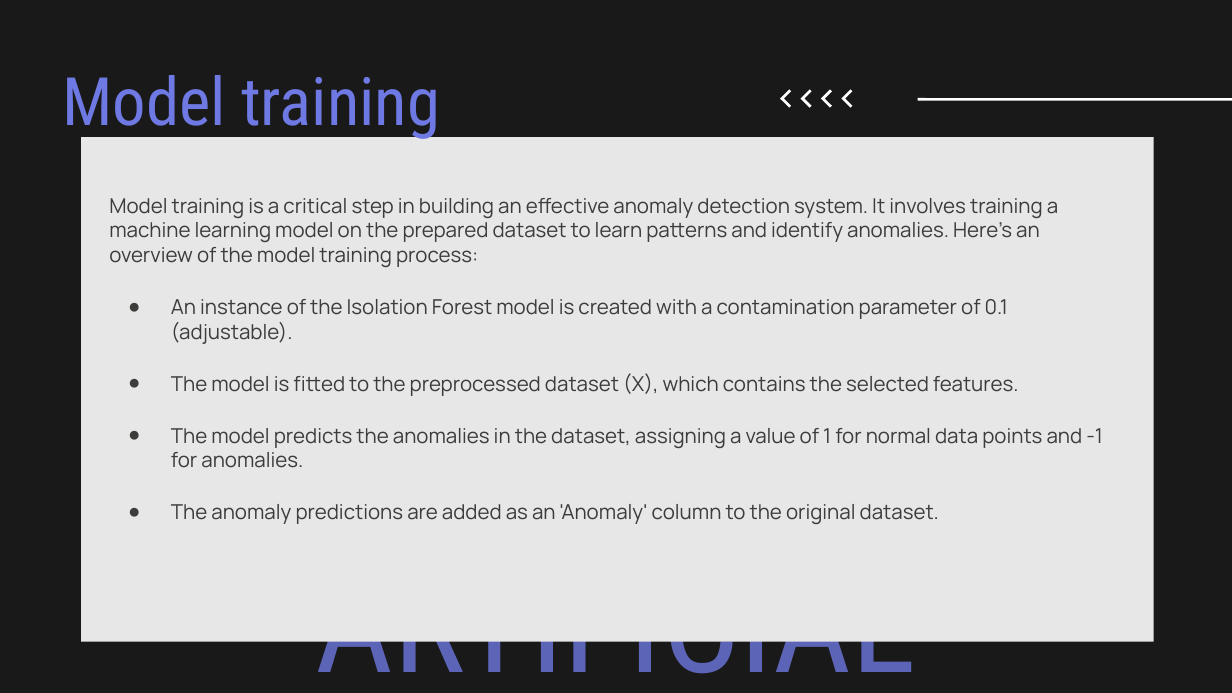
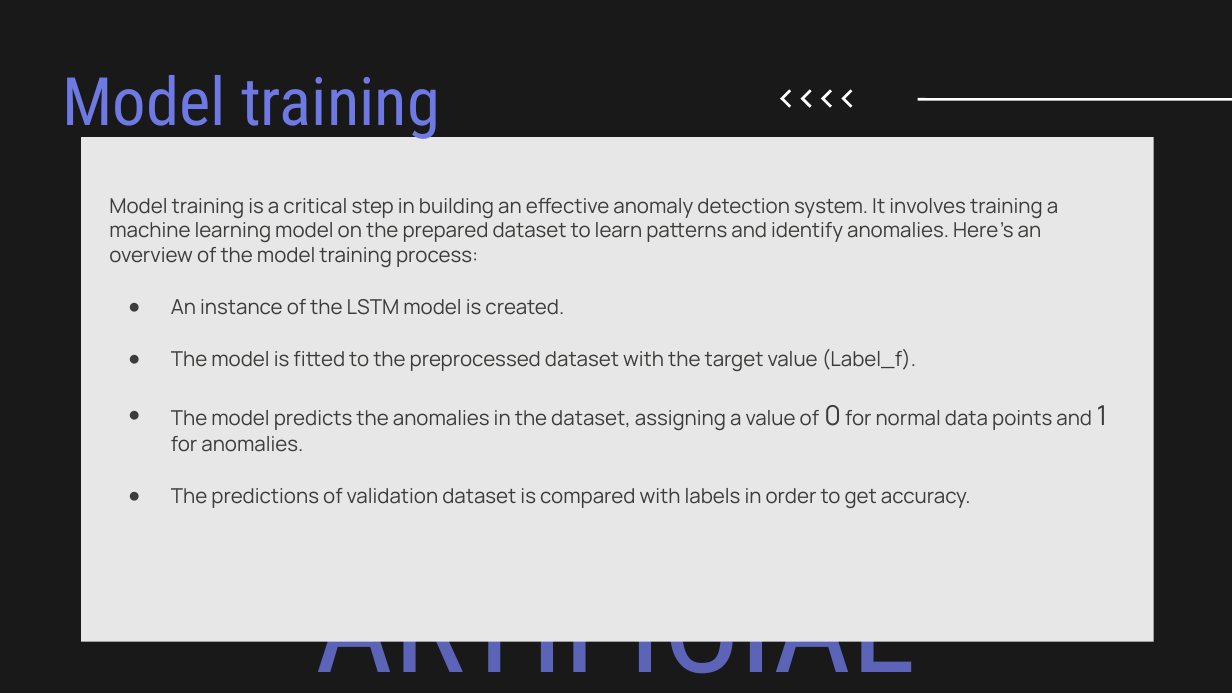
Before and after one commit to Pranav-github02/Byte_Busters, a slide deck: slide 15 of Presentation.pptx. Drawn at 1232x693 pixels with LibreOffice and Linux fonts; fonts in the diff are those of the drawing. Boxes give left, top, right and bottom in pixels: in the first picture for what was removed or moved away, otherwise in the second. Text is boxed around its words. In the diff, an @@ line names an element or a change of style, - is before the commit and + after.

```diff
--- a/Presentation.pptx
+++ b/Presentation.pptx
@@ text at [171,299,1108,508]: text changed @@
-● An instance of the Isolation Forest model is created with a contamination parameter of 0.1 (adjustable).
-● The model is fitted to the preprocessed dataset (X), which contains the selected features.
-● The model predicts the anomalies in the dataset, assigning a value of 1 for normal data points and -1 for anomalies.
-● The anomaly predictions are added as an 'Anomaly' column to the original dataset.
+● An instance of the LSTM model is created.
+● The model is fitted to the preprocessed dataset with the target value (Label_f).
+● The model predicts the anomalies in the dataset, assigning a value of 0 for normal data points and 1 for anomalies.
+● The predictions of validation dataset is compared with labels in order to get accuracy.
```
Also in this commit, not shown: 3 other slides changed, 1 slide added, 1 slide removed.
